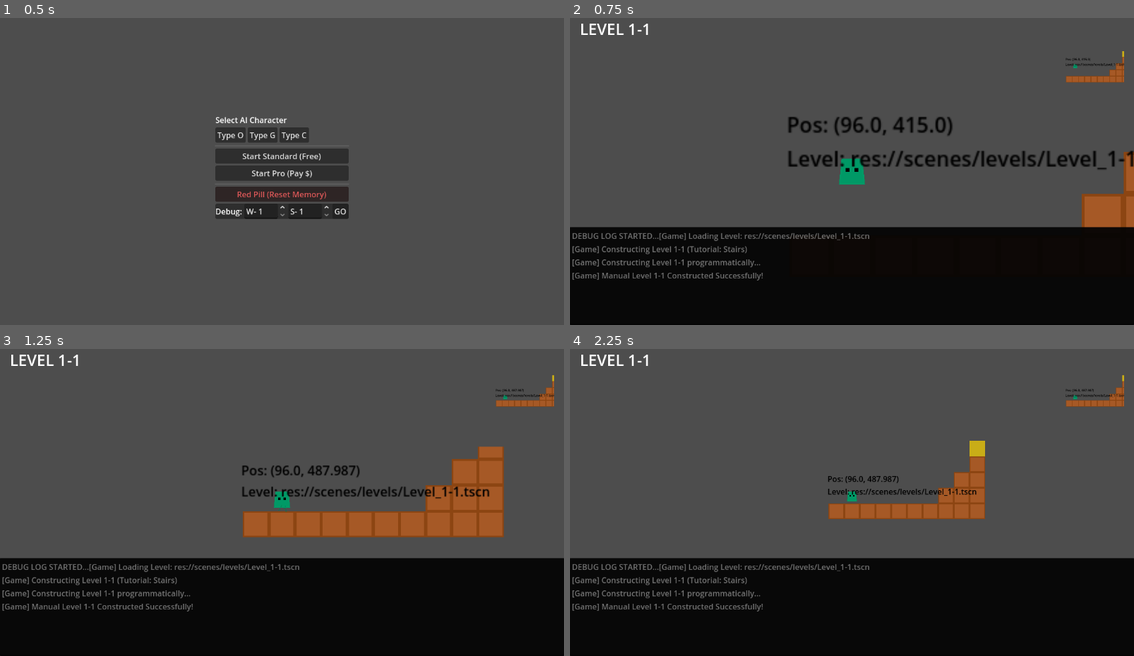
Above: before the commit, frames 1-4 (two rows, left to right).
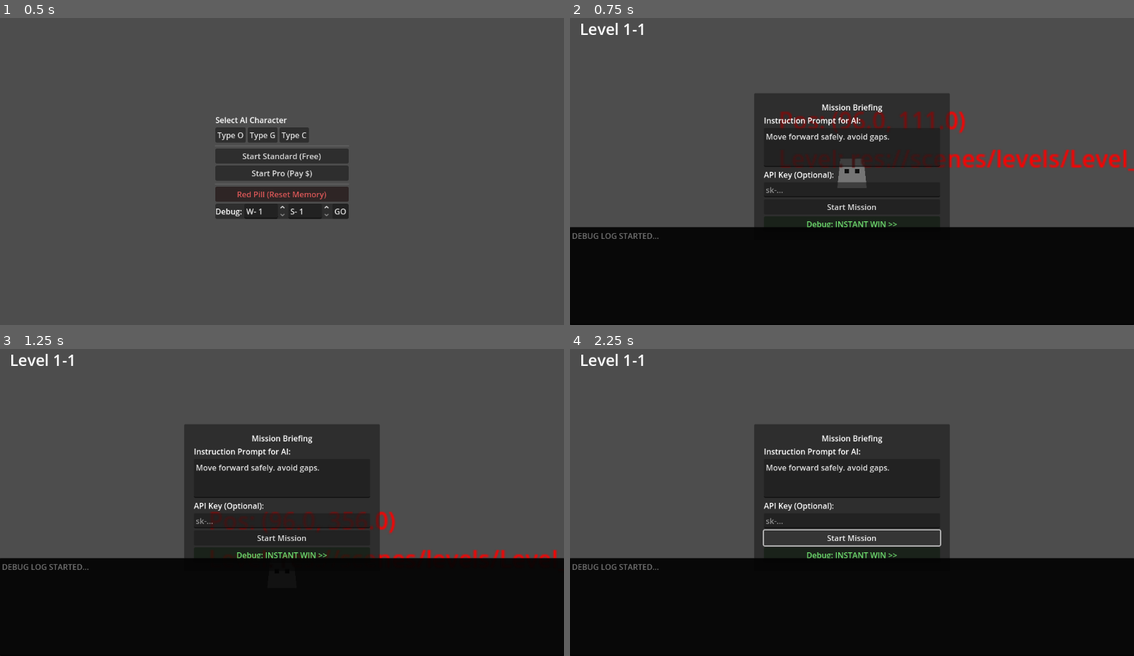
Above: after the commit, the same moments.

Repository: Naoki-kubo64/AI-Action
Game: Godot game, scene res://scenes/main_menu.tscn
The game is run twice, just before and just after one commit, with the same random seed, the same clock (stepped at 60 frames per second) and the same inputs.
Inputs (mouse positions are in pixels of both pictures, inside the frame that each line leads up to):
- Up to frame 1 (0.5 s): no input
- Up to frame 2 (0.75 s): click "Start Standard (Free)" at 0.5 s
- Up to frame 3 (1.25 s): no input
- Up to frame 4 (2.25 s): click (852, 539) at 1.25 s, where only the run after the commit has a clickable "Start Mission"; click (852, 539) at 2 s, where only the run after the commit has a clickable "Start Mission"

Frame 1 is identical in both runs. In frame 2, 18% of the frame differs, in the area x 0-100%, y 1-86%; in frame 3, 21%, in the area x 0-99%, y 1-86%; in frame 4, 16%.
Error after the commit: Parse Error: Could not preload resource file "res://scenes/entities/enemy_walker.tscn". (res://scripts/controllers/game_controller.gd:585)

Commit message:
fix: ensure player lands before prompt ui appears, fix node typo

Diff:
--- a/scripts/controllers/game_controller.gd
+++ b/scripts/controllers/game_controller.gd
@@ -206,7 +206,18 @@
 	prompt_ui.visible = false
 	var tween = create_tween()
 	tween.tween_property(camera, "zoom", Vector2(0.5, 0.5), 1.0)
-	await get_tree().create_timer(2.0).timeout
+	# Wait for 1s for camera zoom
+	await get_tree().create_timer(1.0).timeout
+
+	# Wait for player to land
+	var timeout = 5.0
+	while not player.is_on_floor() and timeout > 0:
+		await get_tree().physics_frame
+		timeout -= get_process_delta_time()
+
+	# Extra buffer
+	await get_tree().create_timer(0.5).timeout
+
 	_enter_input_mode()
 
 func _enter_input_mode():
@@ -571,6 +582,8 @@
 	parent.add_child(_create_goal(9, 7))
 	_log("[Game] Level 1-3 Constructed!")
 
+const ENEMY_SCENE = preload("res://scenes/entities/enemy_walker.tscn")
+
 # --- LEVEL 1-4: ENEMIES ---
 func _construct_manual_level_1_4(parent: Node2D):
 	var floor_node = Node2D.new()
@@ -591,11 +604,10 @@
 	_log("[Game] Level 1-4 Constructed!")
 
 func _create_enemy(x_idx: int, y_idx: int) -> CharacterBody2D:
-	var enemy_scene = load("res://scenes/entities/enemy_walker.tscn")
-	if enemy_scene:
-		var enemy = enemy_scene.instantiate()
+	if ENEMY_SCENE:
+		var enemy = ENEMY_SCENE.instantiate()
 		enemy.position = Vector2(x_idx * 64 + 32, y_idx * 64 + 32)
 		return enemy
 	else:
-		_log("[Game] Error: Enemy walker scene not found.")
+		_log("[Game] Error: Enemy walker scene not loaded.")
 		return null
